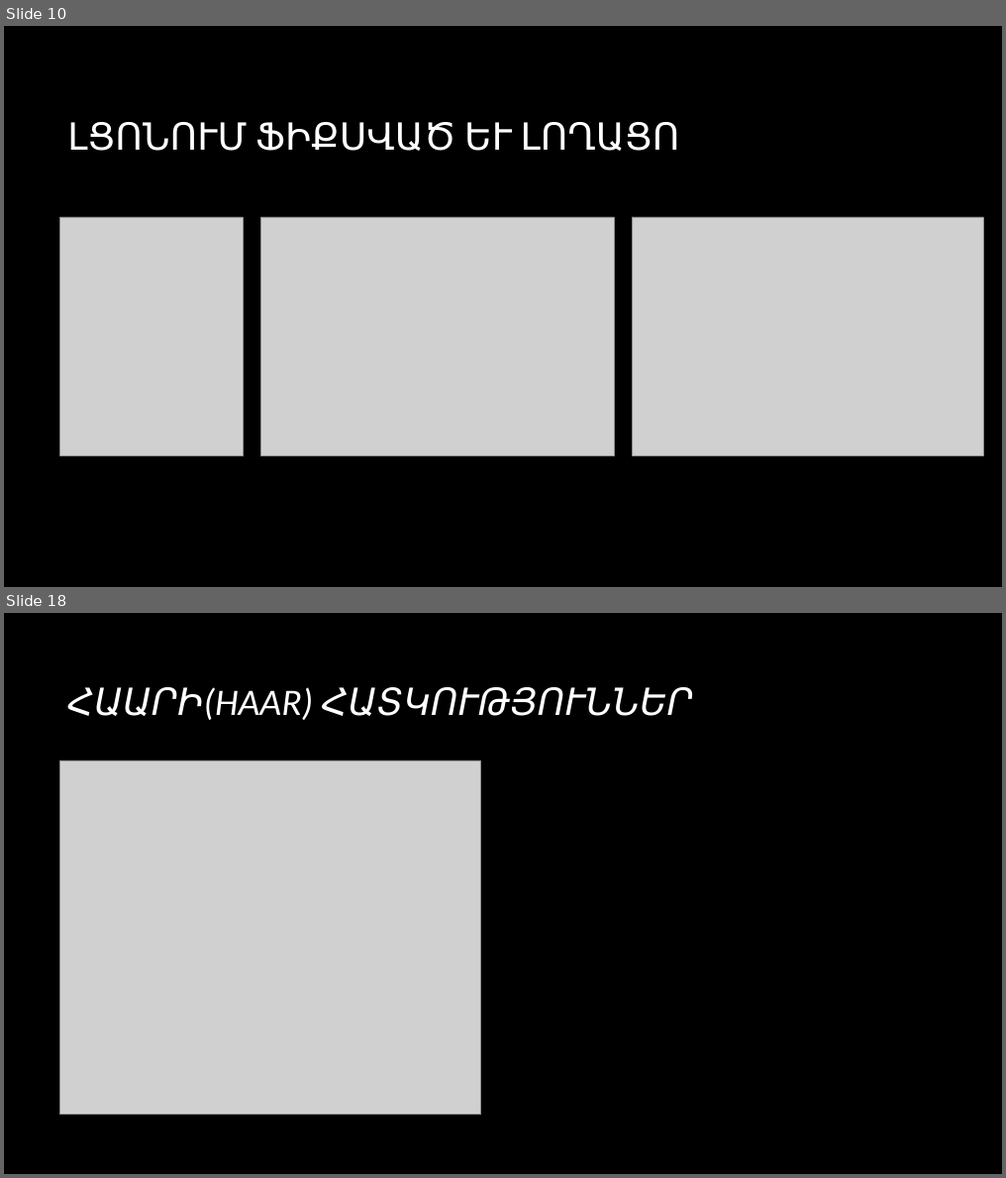
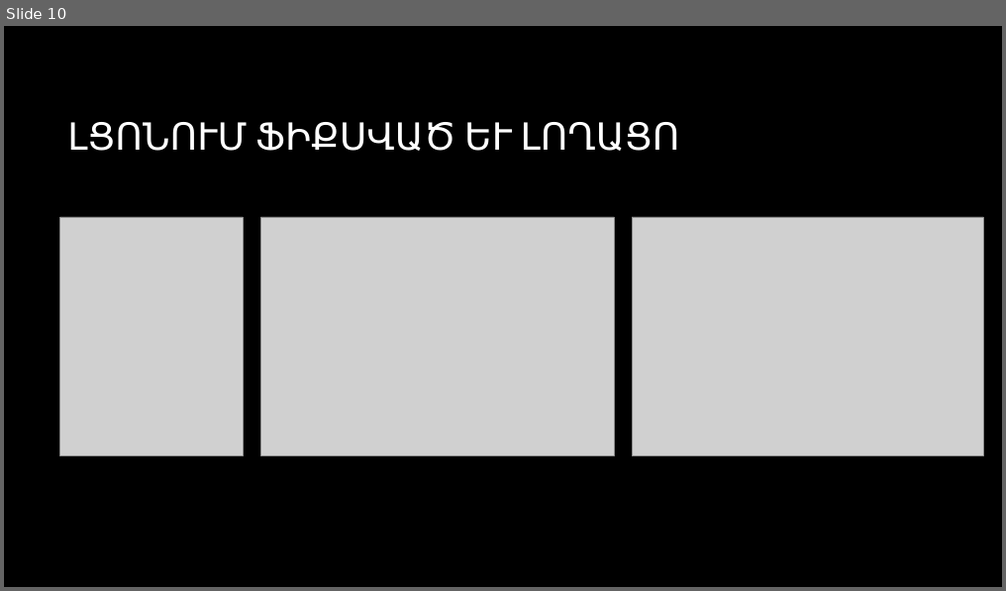
Before and after one commit to CGevorg/OpenKrypton, a slide deck: presentation/Presentation.pptx. Shown one above the other, each under a label of ours: slides 10 and 18 before the commit, slide 10 after it; the slides between them are not shown. The pictures are 1006x1178 and 1006x591 pixels, drawn with LibreOffice and Linux fonts; fonts in the diff are those of the drawing; grey boxes stand for pictures; background and template pictures are left out. Boxes give left, top, right and bottom in pixels: in the first picture for what was removed or moved away, otherwise in the second. Text is boxed around its words. In the diff, an @@ line names an element or a change of style, - is before the commit and + after.

```diff
--- a/presentation/Presentation.pptx
+++ b/presentation/Presentation.pptx
@@ slide 18 removed at (x1=4, y1=613, x2=1002, y2=1174), background picture (left out) @@
@@ title removed at (x1=67, y1=687, x2=693, y2=720) @@
-ՀԱԱՐԻ(HAAR) ՀԱՏԿՈՒԹՅՈՒՆՆԵՐ
@@ picture removed at (x1=60, y1=761, x2=481, y2=1115) @@
```
Also in this commit, not shown: 8 slides changed, 2 slides added, 7 other slides removed.
